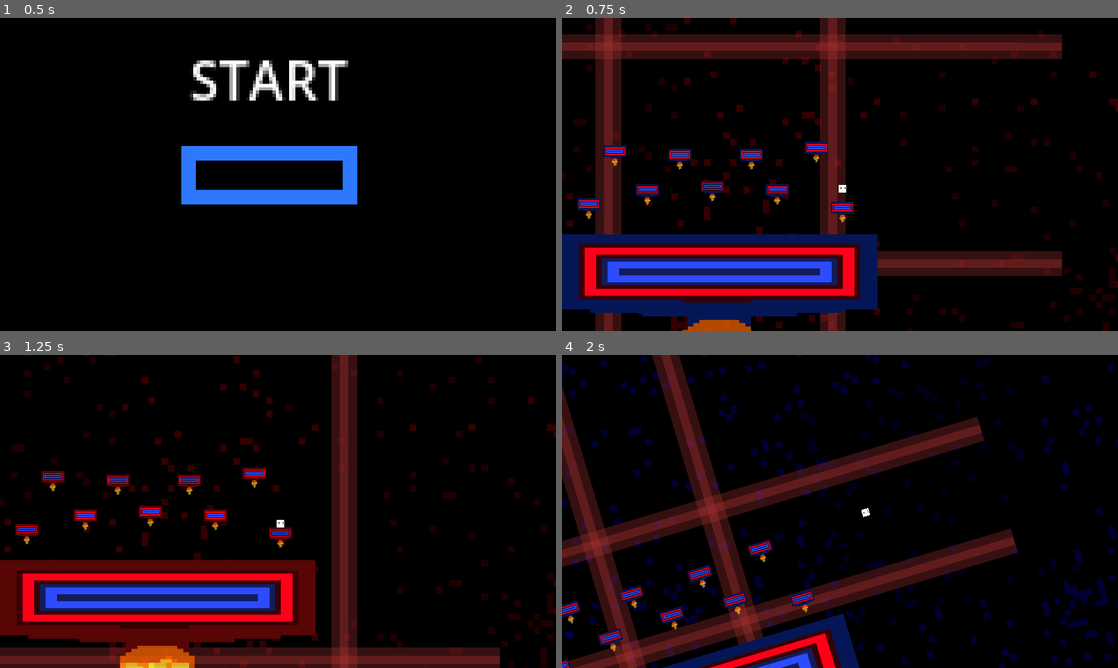
Above: before the commit, frames 1-4 (two rows, left to right).
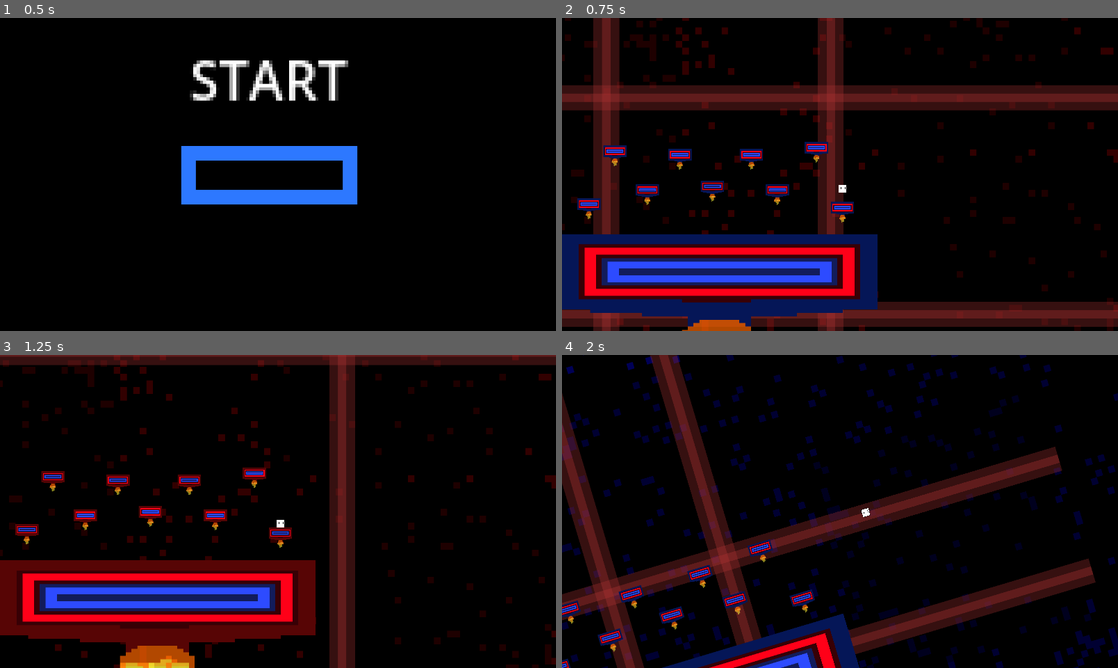
Above: after the commit, the same moments.

Repository: FireEntity1/rythm-2d-platformer
Game: Godot game, scene res://Scenes/Title.tscn
Two runs of this game, one before a commit and one after it. Both use one fixed random seed, a clock stepped at 60 frames per second and the inputs below.
Inputs (mouse positions are in pixels of both pictures, inside the frame that each line leads up to):
- Up to frame 1 (0.5 s): no input
- Up to frame 2 (0.75 s): click (828, 187) at 0.5 s
- Up to frame 3 (1.25 s): no input
- Up to frame 4 (2 s): tap Enter (ui_accept) at 1.25, 1.52 s; hold Right (ui_right) from 1.28 s (still down)

Frame 1 is identical in both runs. In frame 2, 28% of the frame differs, in the area x 0-100%, y 0-100%; in frame 3, 15%; in frame 4, 33%.

Commit message:
Basic health UI

Diff:
--- a/Scenes/Main.tscn
+++ b/Scenes/Main.tscn
@@ -600,7 +600,7 @@
 scale = Vector2(0.508741, 0.508741)
 
 [node name="BG" type="AnimatedSprite2D" parent="."]
-position = Vector2(1236.39, 711.561)
+position = Vector2(1216.73, 1204.94)
 scale = Vector2(63.3665, -65.5558)
 sprite_frames = SubResource("SpriteFrames_civoo")
 autoplay = "default"
@@ -628,7 +628,7 @@
 modulate = Color(1, 1, 1, 0.560784)
 position = Vector2(0.55834, -2.37944)
 rotation = 1.57079
-scale = Vector2(0.6157, -1.16118)
+scale = Vector2(0.6157, -1.39253)
 sprite_frames = SubResource("SpriteFrames_q0nkj")
 autoplay = "default"
 frame = 10
@@ -638,7 +638,7 @@
 modulate = Color(1, 1, 1, 0.560784)
 position = Vector2(0.55834, -2.37944)
 rotation = -1.5708
-scale = Vector2(0.6157, -1.16118)
+scale = Vector2(0.6157, -1.39254)
 sprite_frames = SubResource("SpriteFrames_q0nkj")
 autoplay = "default"
 frame = 10
@@ -686,6 +686,15 @@
 position = Vector2(-8.21732, -6.83808)
 scale = Vector2(0.561996, 0.561996)
 shape = SubResource("RectangleShape2D_k1bd4")
+
+[node name="HealthLabel" type="Label" parent="Player"]
+visible = false
+offset_left = -2220.33
+offset_top = -1158.61
+offset_right = -2180.33
+offset_bottom = -1118.61
+scale = Vector2(30.7931, 25.5807)
+text = "5"
 
 [node name="PlayerCam" type="Camera2D" parent="Player"]
 position = Vector2(-32.937, -114.31)
@@ -721,9 +730,9 @@
 shape = SubResource("RectangleShape2D_xdedj")
 
 [node name="LaserB" type="AnimatedSprite2D" parent="Obstacles"]
-position = Vector2(902.227, 1525.33)
+position = Vector2(727.493, 1525.33)
 rotation = 1.5708
-scale = Vector2(7.30173, 35.4143)
+scale = Vector2(7.30173, 46.774)
 sprite_frames = ExtResource("10_g37s4")
 
 [node name="LaserB" type="Area2D" parent="Obstacles/LaserB"]
@@ -735,9 +744,9 @@
 shape = SubResource("RectangleShape2D_xdedj")
 
 [node name="LaserM" type="AnimatedSprite2D" parent="Obstacles"]
-position = Vector2(931.712, 1214.76)
+position = Vector2(925.473, 1214.76)
 rotation = 1.5708
-scale = Vector2(7.30173, 35.4143)
+scale = Vector2(7.30173, 48.7729)
 sprite_frames = ExtResource("10_g37s4")
 
 [node name="LaserM" type="Area2D" parent="Obstacles/LaserM"]
@@ -747,9 +756,9 @@
 shape = SubResource("RectangleShape2D_xdedj")
 
 [node name="LaserH" type="AnimatedSprite2D" parent="Obstacles"]
-position = Vector2(919.918, 721.389)
+position = Vector2(807.589, 721.389)
 rotation = 1.5708
-scale = Vector2(7.30173, 35.4143)
+scale = Vector2(7.30173, 48.6266)
 sprite_frames = ExtResource("10_g37s4")
 
 [node name="LaserH" type="Area2D" parent="Obstacles/LaserH"]
--- a/Scripts/Obstacles.gd
+++ b/Scripts/Obstacles.gd
@@ -285,7 +285,6 @@
 
 
 
-
 func laserFire(firebeat):
 	if beat > firebeat + 2:
 		pass
--- a/Scripts/Player.gd
+++ b/Scripts/Player.gd
@@ -1,6 +1,6 @@
 extends CharacterBody2D
 
-@export var health = 10
+@export var health = 5
 var iframes = 100
 var wasDamaged = false
 
@@ -27,9 +27,11 @@
 		if iframes < 1:
 			wasDamaged = false
 			iframes = 100
-	if wasDamaged == true and iframes > 95:
+	if wasDamaged == true and iframes > 98:
 		$PlayerCam/HitAnim.play("default")
 		$AudioStreamPlayer2D.play()
+		if iframes == 100:
+			health -= 1
 
 	if Input.is_action_just_pressed("ui_accept") and is_on_floor():
 		velocity.y = JUMP_VELOCITY
@@ -55,7 +57,7 @@
 		self.position.y = 721
 		self.position.x = 0
 
-
+	$HealthLabel.text = str(health)
 	print(health)
 
 	move_and_slide()
